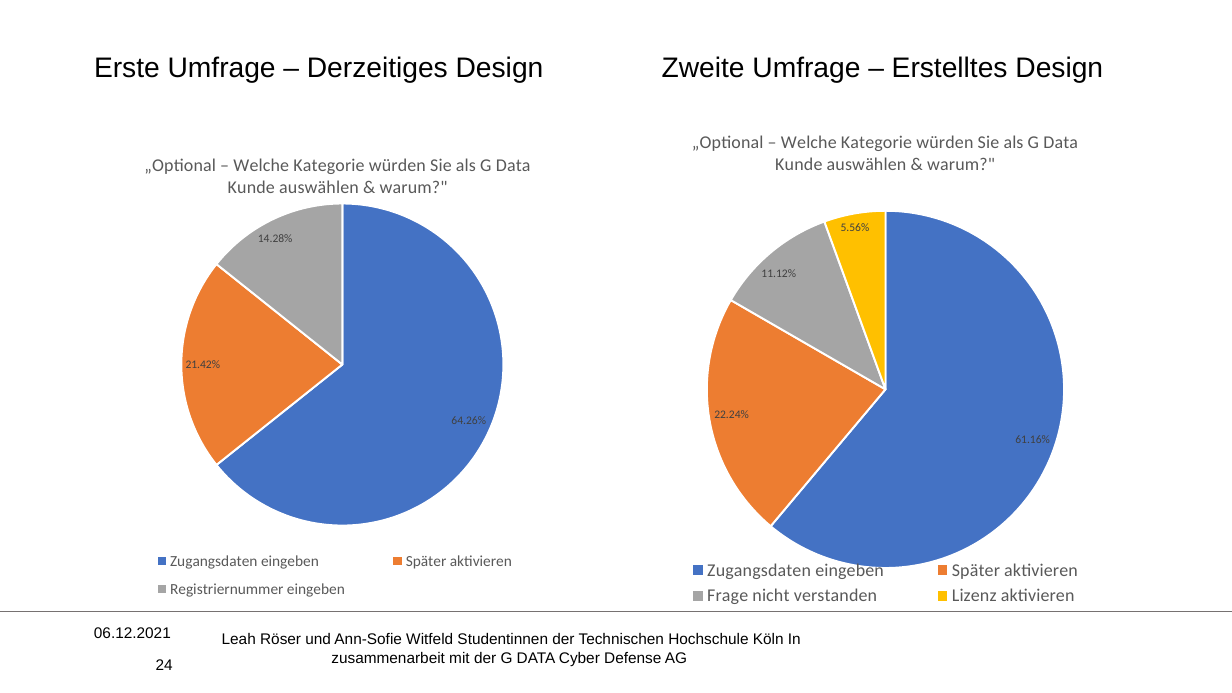
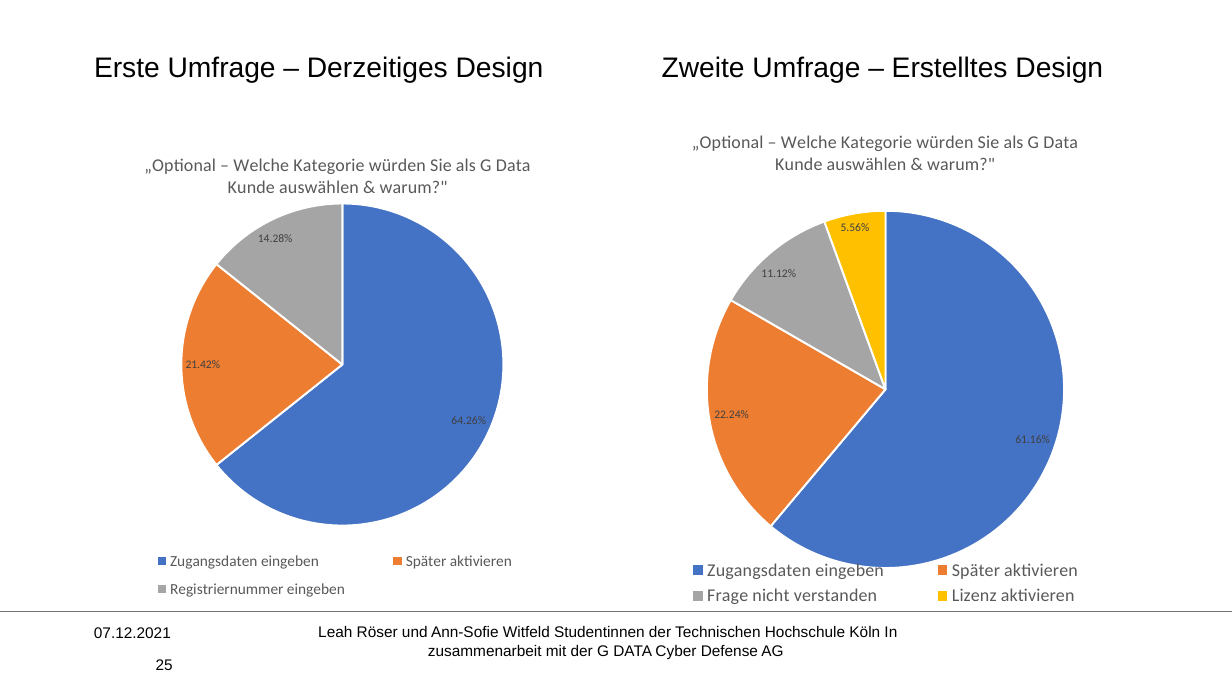
Before and after one commit to Miroeser/Praxisprojekt2021, a slide deck: slide 25 of Praesentation/Designevaluierung Schwerpunkt.pptx (slide 24 before the commit). Drawn at 1232x693 pixels with LibreOffice and Linux fonts; fonts in the diff are those of the drawing; background and template pictures are left out. Boxes give left, top, right and bottom in pixels: in the first picture for what was removed or moved away, otherwise in the second. Text is boxed around its words. In the diff, an @@ line names an element or a change of style, - is before the commit and + after.

```diff
--- a/Praesentation/Designevaluierung Schwerpunkt.pptx
+++ b/Praesentation/Designevaluierung Schwerpunkt.pptx
@@ text at (94,627,171,638): text changed @@
-06.12.2021
+07.12.2021
@@ text "Leah Röser und Ann-Sofie Witfeld ...": place and size @@
-text "Leah Röser und Ann-Sofie Witfeld ..." at (222,633,801,667)
+text "Leah Röser und Ann-Sofie Witfeld ..." at (318,626,897,659)
@@ page number at (156,659,173,670): text changed @@
-24
+25
```
Also in this commit, not shown: 30 other slides changed, 1 slide added, 4 other files.
